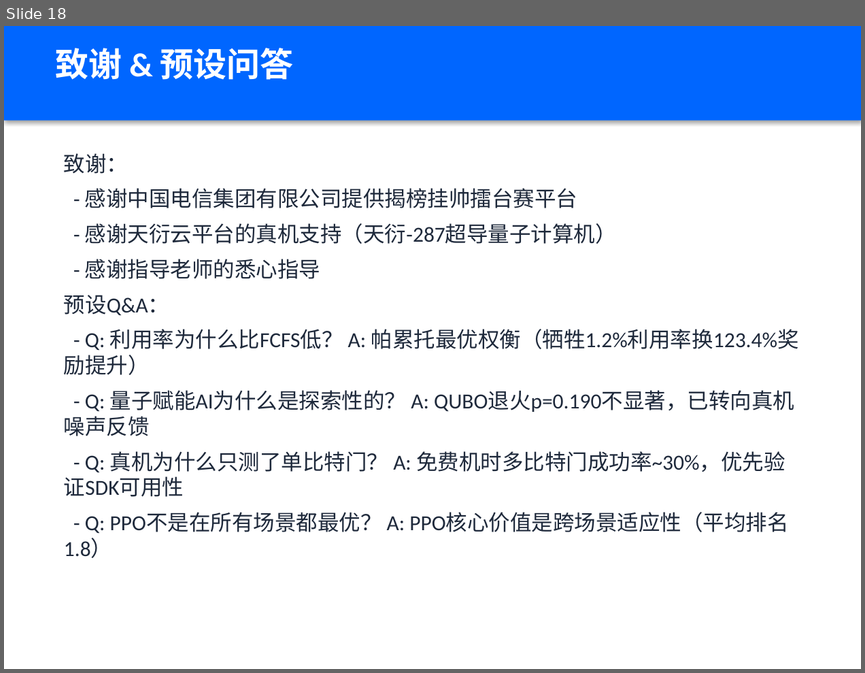
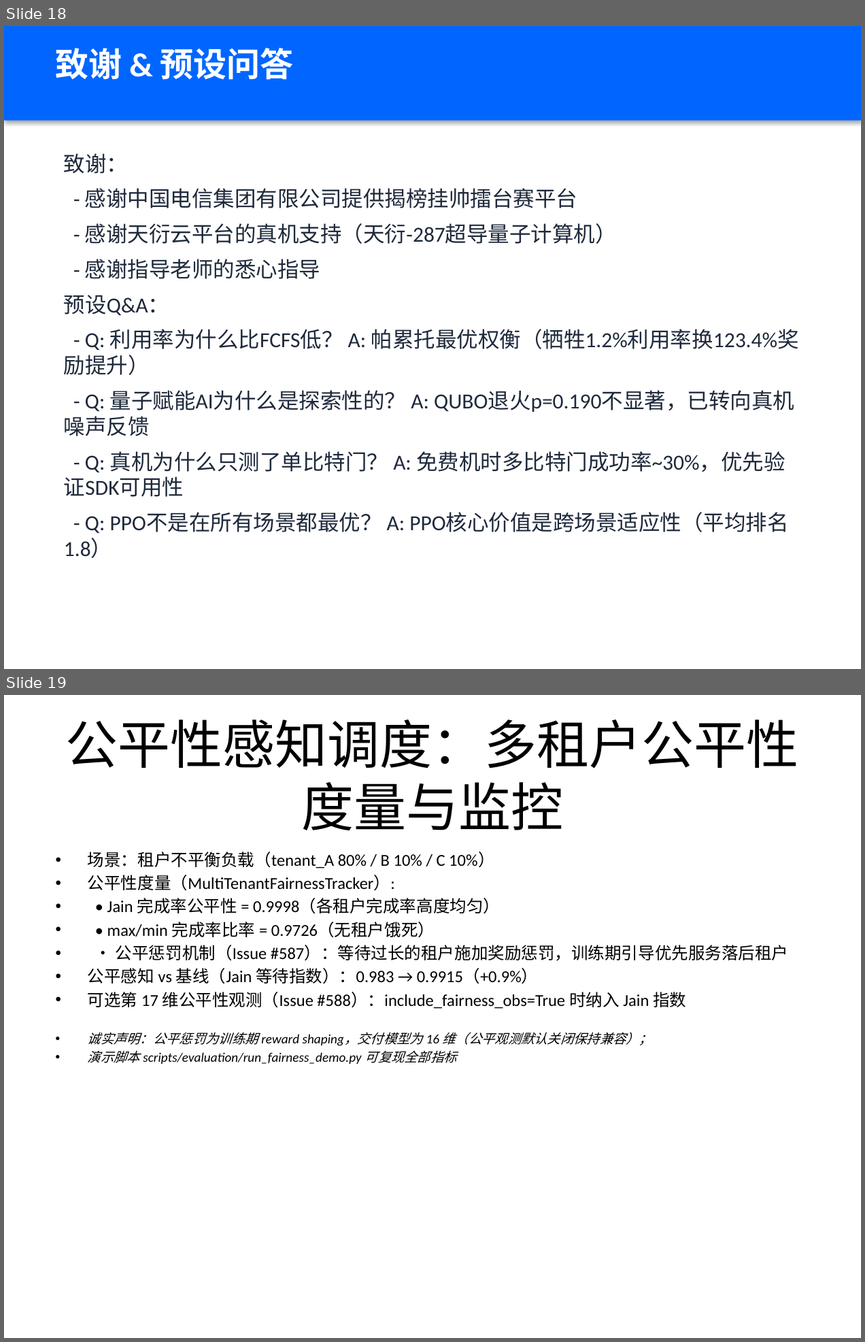
Before and after one commit to xiabai2008/quantum-rl-scheduler, a slide deck: deliverable_models/答辩PPT.pptx. Shown one above the other, each under a label of ours: slide 18 before the commit, slides 18 and 19 after it. The pictures are 865x673 and 865x1342 pixels, drawn with LibreOffice and Linux fonts; fonts in the diff are those of the drawing. Boxes give left, top, right and bottom in pixels: in the first picture for what was removed or moved away, otherwise in the second. Text is boxed around its words. In the diff, an @@ line names an element or a change of style, - is before the commit and + after.

```diff
--- a/deliverable_models/答辩PPT.pptx
+++ b/deliverable_models/答辩PPT.pptx
@@ slide 19 added at [4, 695, 861, 1338], background #FFFFFF @@
@@ title added at [66, 719, 799, 830], 44 pt, text #000000 @@
+公平性感知调度：多租户公平性度量与监控
@@ text added at [88, 851, 788, 1064], 14 pt, text #000000 @@
+• 场景：租户不平衡负载（tenant_A 80% / B 10% / C 10%）
+• 公平性度量（MultiTenantFairnessTracker）:
+• • Jain 完成率公平性 = 0.9998（各租户完成率高度均匀）
+• • max/min 完成率比率 = 0.9726（无租户饿死）
+• • 公平惩罚机制（Issue #587）：等待过长的租户施加奖励惩罚，训练期引导优先服务落后租户
+• 公平感知 vs 基线（Jain 等待指数）：0.983 → 0.9915（+0.9%）
+• 可选第 17 维公平性观测（Issue #588）：include_fairness_obs=True 时纳入 Jain 指数
+• 诚实声明：公平惩罚为训练期 reward shaping，交付模型为 16 维（公平观测默认关闭保持兼容）；
+• 演示脚本 scripts/evaluation/run_fairness_demo.py 可复现全部指标
```
Also in this commit, not shown: 8 other files.
